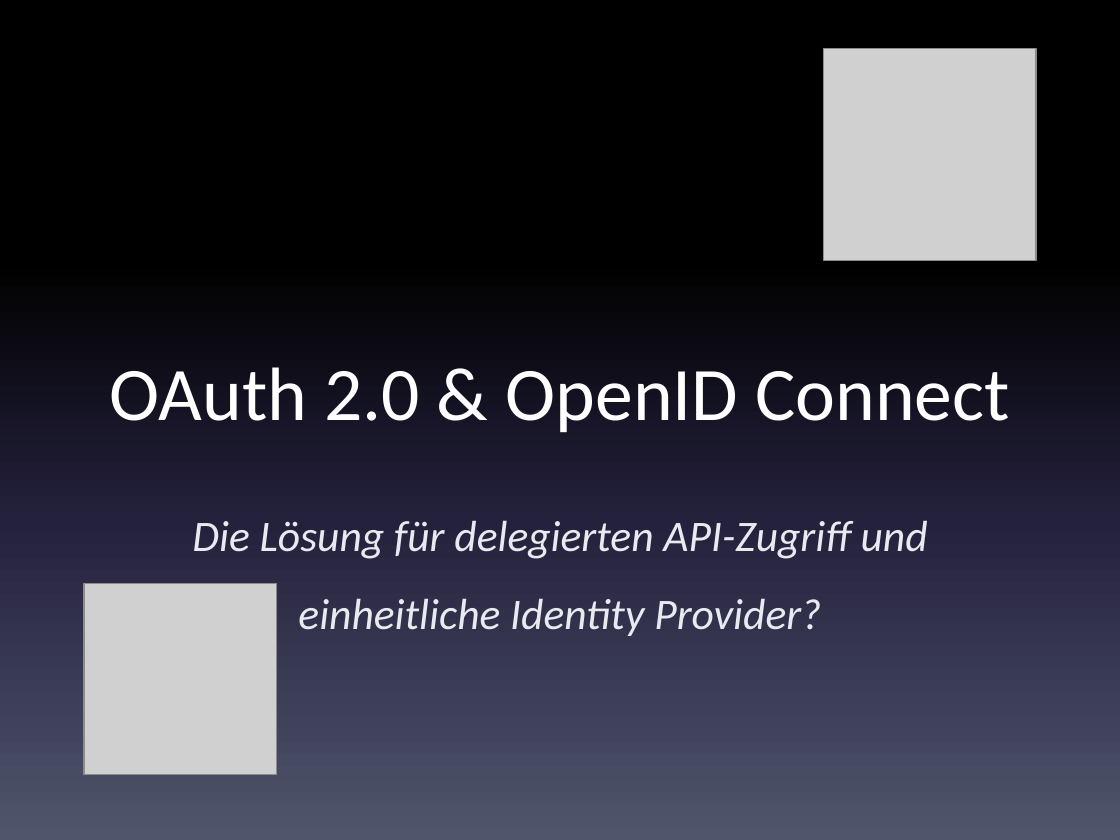
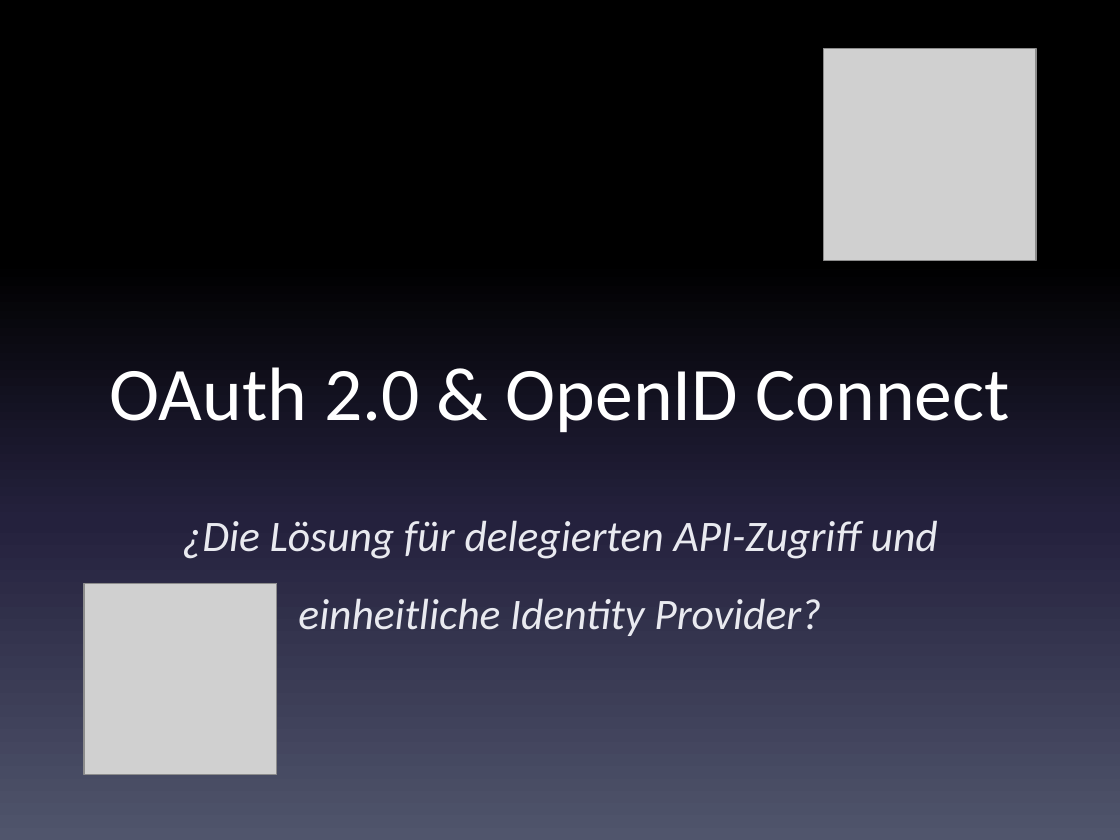
Before and after one commit to code-nirvana/oauth2_opidc_dwx2014, a slide deck: slide 1 of OAuth2_OpenIdConnect.pptx. Drawn at 1120x840 pixels with LibreOffice and Linux fonts; fonts in the diff are those of the drawing; grey boxes stand for pictures. Boxes give left, top, right and bottom in pixels: in the first picture for what was removed or moved away, otherwise in the second. Text is boxed around its words. In the diff, an @@ line names an element or a change of style, - is before the commit and + after.

```diff
--- a/OAuth2_OpenIdConnect.pptx
+++ b/OAuth2_OpenIdConnect.pptx
@@ subtitle at (x1=182, y1=520, x2=938, y2=636): text changed @@
-Die Lösung für delegierten API-Zugriff und einheitliche Identity Provider?
+¿Die Lösung für delegierten API-Zugriff und einheitliche Identity Provider?
```
Also in this commit, not shown: 24 other slides changed, 2 slides added, 22 slides removed.
